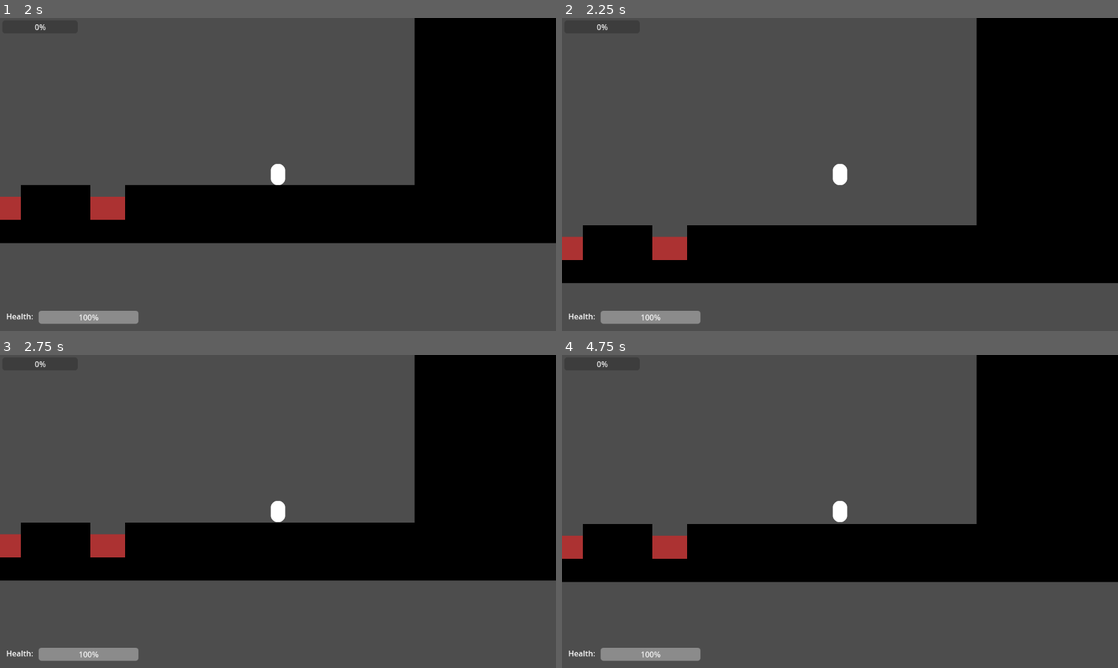
Above: before the commit, frames 1-4 (two rows, left to right).
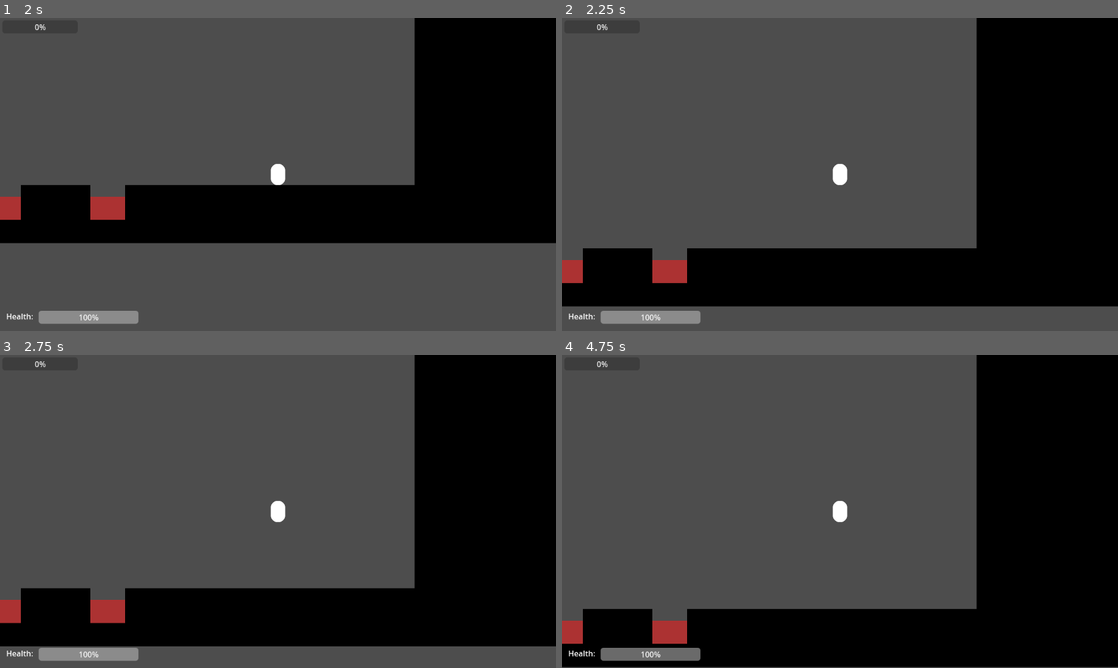
Above: after the commit, the same moments.

Repository: geekazodium/balance-prototype
Game: Godot game, scene res://scenes/level_select.tscn
Two runs of this game, one before a commit and one after it. Both use one fixed random seed, a clock stepped at 60 frames per second and the inputs below. The engine's default icon, where the game draws it, is replaced by a stand-in: a white triangle on a blue panel in a dark square.
Inputs (mouse positions are in pixels of both pictures, inside the frame that each line leads up to):
- Up to frame 1 (2 s): click "Level 1" at 0.5 s; tap Enter at 1.25 s; move the mouse to (400, 158) at 1.27 s
- Up to frame 2 (2.25 s): tap Space at 2 s; move the mouse to (728, 190) at 2.02 s
- Up to frame 3 (2.75 s): no input
- Up to frame 4 (4.75 s): move the mouse to (895, 442) at 2.77 s; tap Enter at 3.5 s; move the mouse to (812, 574) at 3.52 s; tap Space at 4.25 s; move the mouse to (1006, 558) at 4.27 s

Frame 1 is identical in both runs. In frame 2, 14% of the frame differs, in the area x 0-100%, y 66-93%; in frame 3, 32%; in frame 4, 34%, in the area x 0-100%, y 54-100%.

Commit message:
fixed so now it at least works
need I explain more

Diff:
--- a/scenes/game_scene.tscn
+++ b/scenes/game_scene.tscn
@@ -1,10 +1,9 @@
-[gd_scene load_steps=7 format=3 uid="uid://cu738dbcd0f5b"]
+[gd_scene load_steps=6 format=3 uid="uid://cu738dbcd0f5b"]
 
 [ext_resource type="PackedScene" uid="uid://cvosldrvolics" path="res://scenes/platformer_character_body.tscn" id="2_qjt1h"]
 [ext_resource type="Script" uid="uid://cehaxkqsuxblg" path="res://scripts/follow_camera.gd" id="3_ycayy"]
 [ext_resource type="PackedScene" uid="uid://cda5tqxxwg0rk" path="res://scenes/player_projectile_pool.tscn" id="4_bw6k5"]
 [ext_resource type="PackedScene" uid="uid://chtyhbmkr1cos" path="res://scenes/tutorial.tscn" id="4_y3j0m"]
-[ext_resource type="PackedScene" uid="uid://c4jjx1bslit3m" path="res://scenes/stage1.tscn" id="5_rurhu"]
 [ext_resource type="PackedScene" uid="uid://duilus4m3lllv" path="res://scenes/ui/ui_layer.tscn" id="5_y3j0m"]
 
 [node name="GameScene" type="Node2D"]
@@ -26,7 +25,3 @@
 
 [node name="TileMapLayer" parent="." instance=ExtResource("4_y3j0m")]
 position = Vector2(-35, 31)
-
-[node name="TileMapLayer2" parent="." instance=ExtResource("5_rurhu")]
-visible = false
-position = Vector2(-2491, 102)
